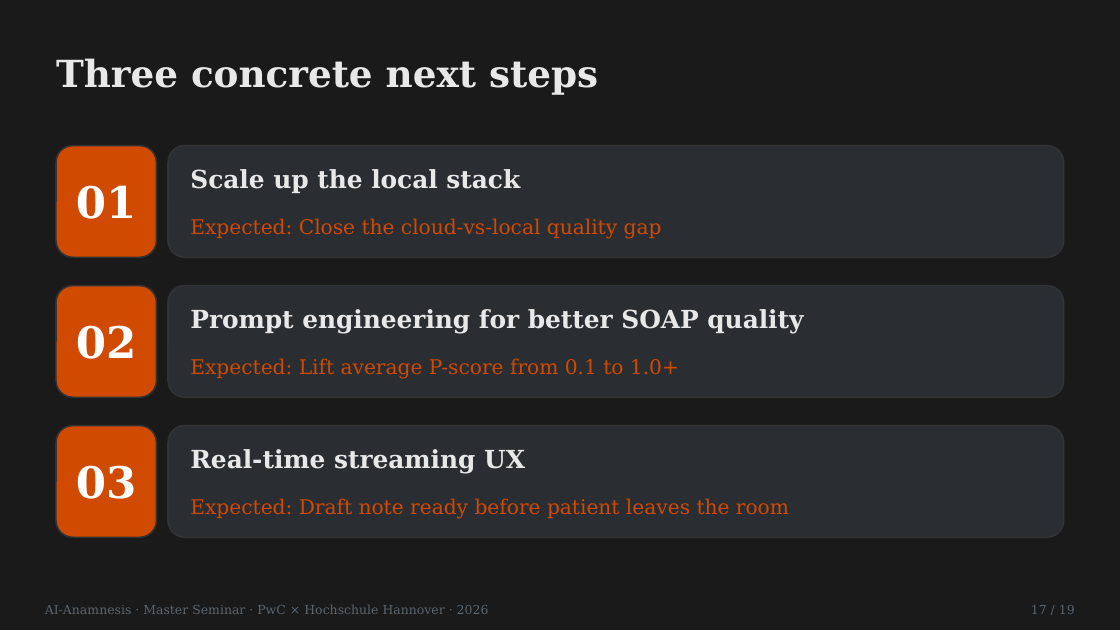
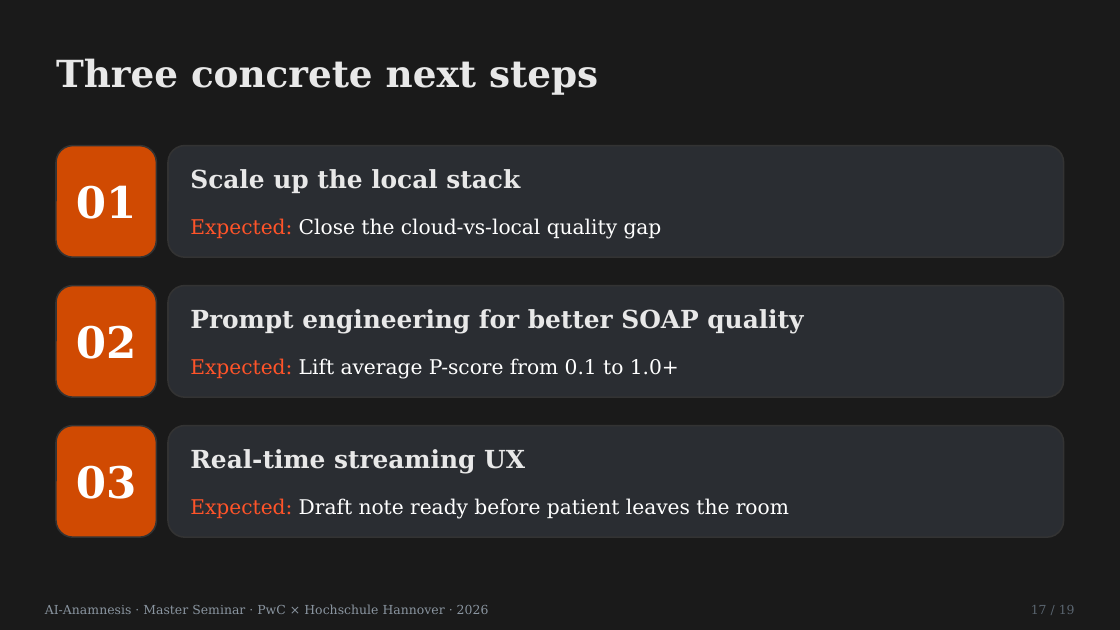
Before and after one commit to LeonardNid/Seminar_Anamnese, a slide deck: slide 19 of Präsi/AI_Anamnesis.pptx (slide 18 before the commit). Drawn at 1120x630 pixels with LibreOffice and Linux fonts; fonts in the diff are those of the drawing. Boxes give left, top, right and bottom in pixels: in the first picture for what was removed or moved away, otherwise in the second. Text is boxed around its words. In the diff, an @@ line names an element or a change of style, - is before the commit and + after.

```diff
--- a/Präsi/AI_Anamnesis.pptx
+++ b/Präsi/AI_Anamnesis.pptx
@@ text "Expected: Close the cloud-vs-local quality ..." at (190,218,662,239): text colour #D04A02 to #FF5429 in "Expected:"; text colour #D04A02 to #FFFFFF in "Close the cloud-vs-local quality gap" @@
@@ text "Expected: Lift average P-score from ..." at (190,358,679,379): text colour #D04A02 to #FF5429 in "Expected:"; text colour #D04A02 to #FFFFFF in "Lift average P-score from 0.1 to 1.0+" @@
@@ outline #333333 1 pt to #333333 0.99 pt in 3 elements at (168,146,1064,258), (168,286,1064,398), (168,426,1064,538) @@
@@ text "Expected: Draft note ready before ..." at (190,498,789,519): text colour #D04A02 to #FF5429 in "Expected:"; text colour #D04A02 to #FFFFFF in "Draft note ready before patient leaves the ..." @@
@@ text "AI-Anamnesis · Master Seminar · ..." at (45,604,489,614): text colour #5A6570 to #8A95A0 @@
```
Also in this commit, not shown: 19 other slides changed, 1 slide added, 1 other file.
